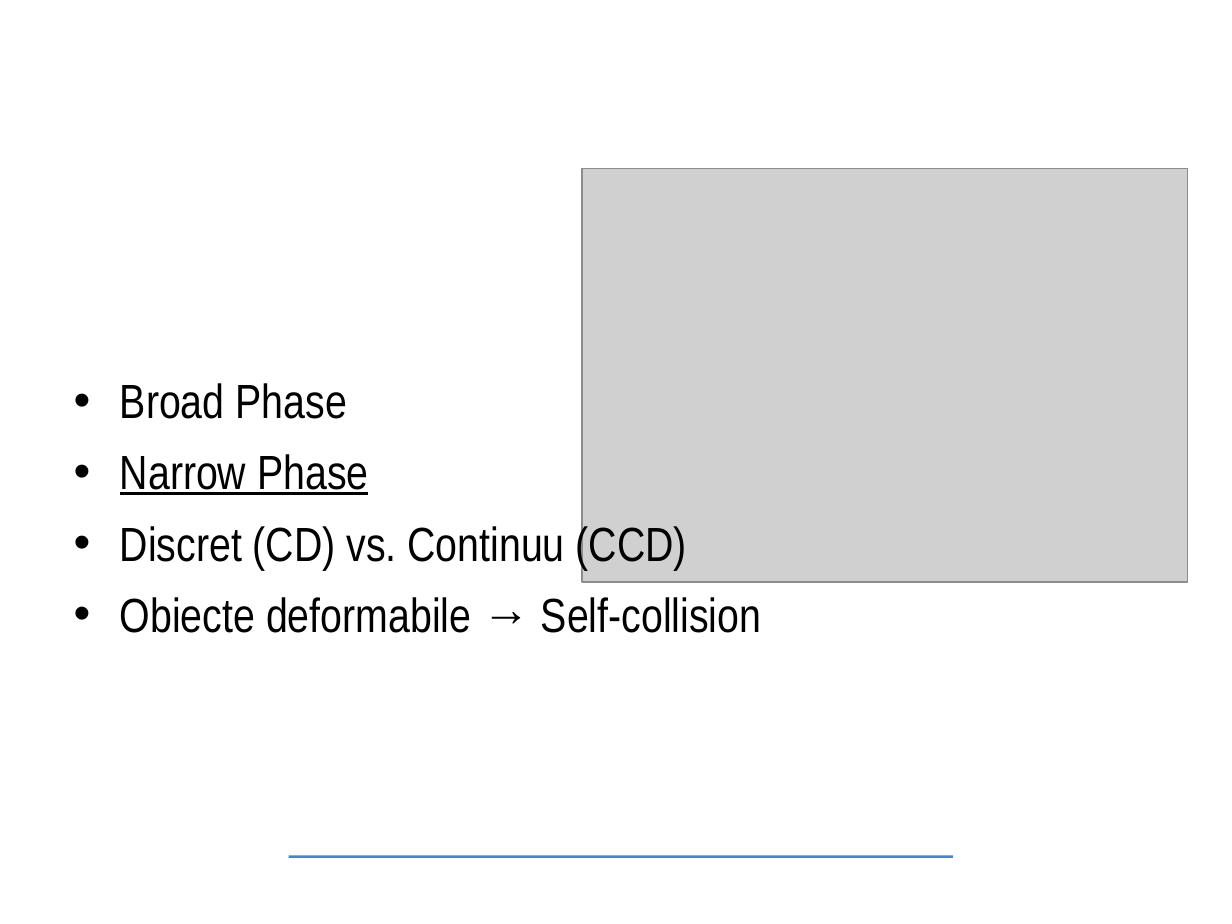
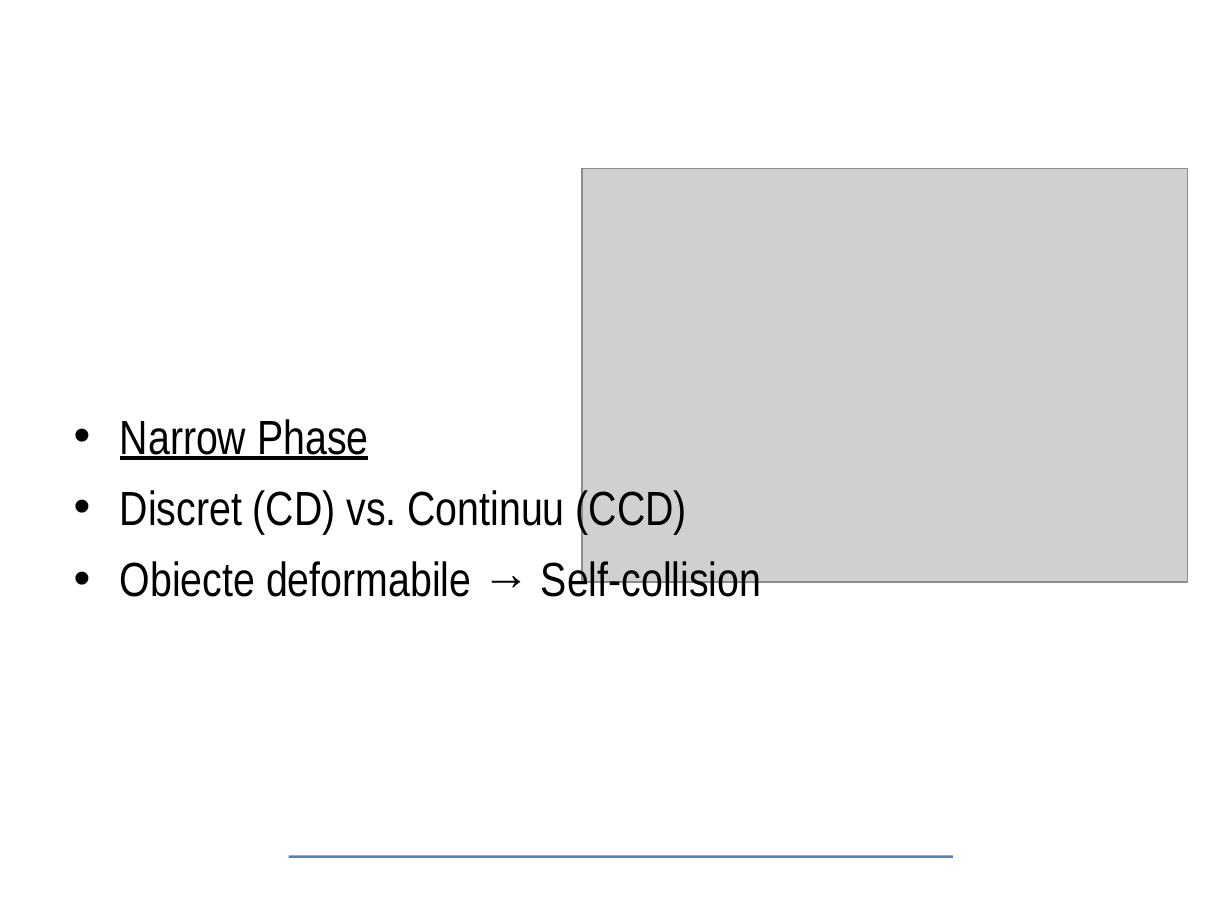
Before and after one commit to Tureyz/test, a slide deck: slide 2 of presentation/master-presentation-ro.odp. Drawn at 1232x924 pixels with LibreOffice and Linux fonts; fonts in the diff are those of the drawing; grey boxes stand for pictures; background and template pictures are left out. Boxes give left, top, right and bottom in pixels: in the first picture for what was removed or moved away, otherwise in the second. Text is boxed around its words. In the diff, an @@ line names an element or a change of style, - is before the commit and + after.

```diff
--- a/presentation/master-presentation-ro.odp
+++ b/presentation/master-presentation-ro.odp
@@ text at <box>120,383,347,419</box>: paragraph removed @@
-• Broad Phase
```
Also in this commit, not shown: 4 other slides changed, 1 slide added, 1 slide removed, 31 other files.
